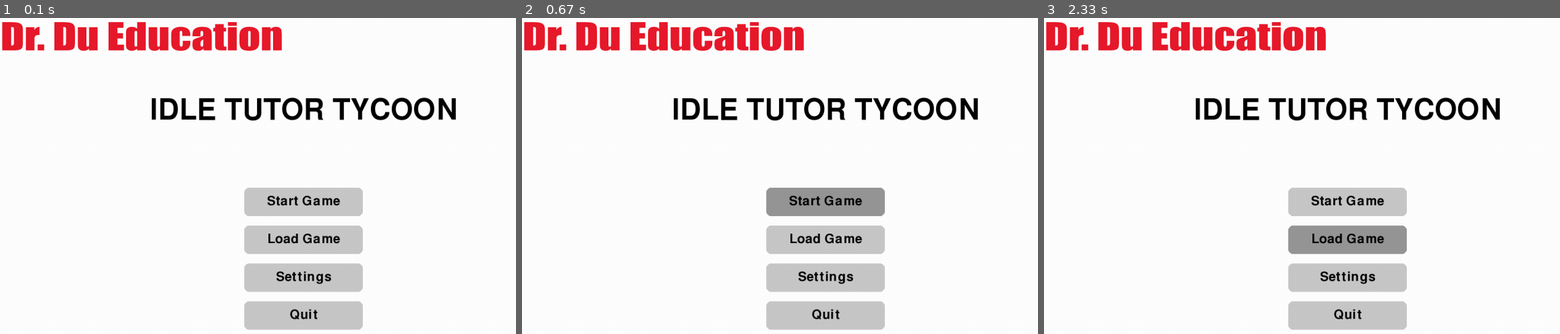
Above: before the commit, frames 1-3 (left to right).
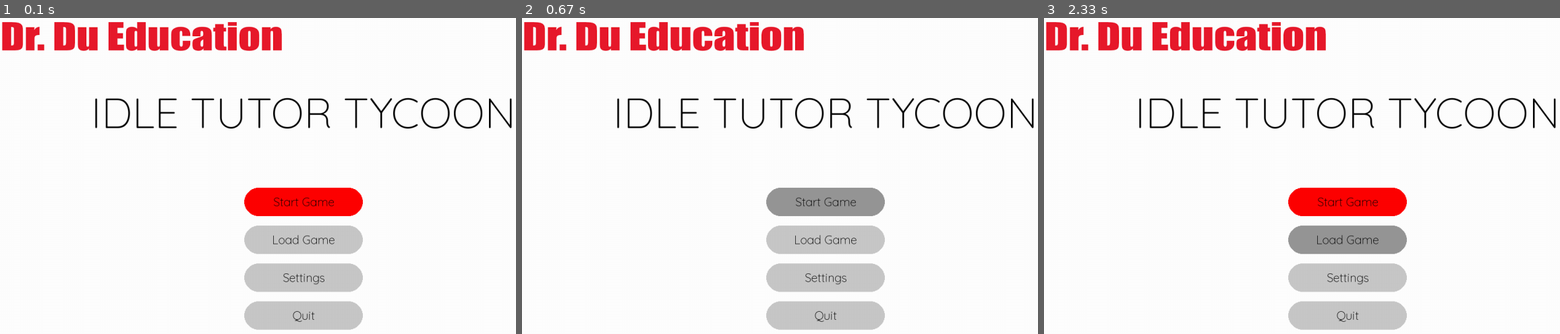
Above: after the commit, the same moments.

Repository: danzzzg1432/2025-major-work
Game: pygame game, started from Tutor Tycoon/main.py
Same seed, same stepped clock (60 frames per second), same inputs: the game is played once before the commit and once after it.
Inputs (mouse positions are in pixels of both pictures, inside the frame that each line leads up to):
- Up to frame 1 (0.1 s): no input
- Up to frame 2 (0.67 s): click (826, 207) at 0.38 s
- Up to frame 3 (2.33 s): click (1348, 232) at 0.72 s; click (1157, 150) at 1.05 s; click (outside the picture) at 1.38 s; click (1358, 78) at 1.72 s; click (1353, 245) at 2.05 s

The runs differ from the first frame. In frame 1, 5.8% of the frame differs, in the area x 18-100%, y 25-99%; in frame 2, 4.1%; in frame 3, 5.8%.

Commit message:
implemented fonts, fixed button colours when hovering over and added further customisability to buttons and whatnot. also improved visuals

Diff:
--- a/Tutor Tycoon/game_classes.py
+++ b/Tutor Tycoon/game_classes.py
@@ -10,15 +10,16 @@
 
 # Button Class
 class Button:
-    def __init__(self, x, y, width, height, text, colour, font, text_colour):
+    def __init__(self, x, y, width, height, text, background_colour, font, text_colour):
         self.rect = pygame.Rect(x, y, width, height)
         self.text = text
-        self.colour = colour
+        self.colour = background_colour
+        self.initial_colour = background_colour
         self.font = font
         self.text_colour = text_colour
 
     def draw(self, screen):
-        pygame.draw.rect(screen, self.colour, self.rect, border_radius=10)
+        pygame.draw.rect(screen, self.colour, self.rect, border_radius=30)
         text_surf = self.font.render(self.text, True, self.text_colour)
         text_rect = text_surf.get_rect(center=self.rect.center)
         screen.blit(text_surf, text_rect)
@@ -35,13 +36,19 @@
 #         self.buttons = self.create_buttons()
 #     pass
 
+# class MainGame:
+#     def __init__(self, screen, font):
+
+
+
+
 
 # Main Menu Class
 class MainMenu:
     def __init__(self, screen, font):
         self.screen = screen
-        self.font = font
-        self.title_font = pygame.font.Font(None, MAIN_MENU_LOGO_SIZE)
+        self.button_font = pygame.font.Font(LOGO_FONT, MAIN_MENU_BUTTON_SIZE)
+        self.title_font = pygame.font.Font(LOGO_FONT, MAIN_MENU_LOGO_SIZE)
         self.buttons = self.create_buttons()
 
     def render_title(self):
@@ -53,10 +60,10 @@
     def create_buttons(self):
         main_button_x = (SCREEN_WIDTH - BUTTON_WIDTH) // 2
         return [
-            Button(main_button_x, 360, BUTTON_WIDTH, BUTTON_HEIGHT, "Start Game", GRAY, self.font, BLACK),
-            Button(main_button_x, 440, BUTTON_WIDTH, BUTTON_HEIGHT, "Load Game", GRAY, self.font, BLACK),
-            Button(main_button_x, 520, BUTTON_WIDTH, BUTTON_HEIGHT, "Settings", GRAY, self.font, BLACK),
-            Button(main_button_x, 600, BUTTON_WIDTH, BUTTON_HEIGHT, "Quit", GRAY, self.font, BLACK)
+            Button(main_button_x, 360, BUTTON_WIDTH, BUTTON_HEIGHT, "Start Game", "Red", self.button_font, BLACK),
+            Button(main_button_x, 440, BUTTON_WIDTH, BUTTON_HEIGHT, "Load Game", GRAY, self.button_font, BLACK),
+            Button(main_button_x, 520, BUTTON_WIDTH, BUTTON_HEIGHT, "Settings", GRAY, self.button_font, BLACK),
+            Button(main_button_x, 600, BUTTON_WIDTH, BUTTON_HEIGHT, "Quit", GRAY, self.button_font, BLACK)
         ]
 
     def handle_events(self, events):
@@ -79,7 +86,7 @@
             if button.is_hovered(mouse_pos):
                 button.colour = DARK_GRAY
             else:
-                button.colour = GRAY
+                button.colour = button.initial_colour
 
     def render(self):
         self.screen.fill(WHITE)  # Set background colour (Replace with actual background image later)
--- a/Tutor Tycoon/game_constants.py
+++ b/Tutor Tycoon/game_constants.py
@@ -32,6 +32,7 @@
 ASSETS_DIR = r"Tutor Tycoon/assets"
 IMAGES_DIR = f"{ASSETS_DIR}/images"
 SOUNDS_DIR = f"{ASSETS_DIR}/sounds"
+FONTS_DIR = f"{ASSETS_DIR}/fonts"
 SAVE_DIR = "savestates"
 
 # Save/load settings
@@ -44,7 +45,10 @@
 SHOP_MENU = "shop_menu"
 
 # Font Settings
+pygame.font.init()
 MAIN_MENU_LOGO_SIZE = 90
+MAIN_MENU_BUTTON_SIZE = 25
+LOGO_FONT = f"{FONTS_DIR}/quicksand_variable.ttf"
 
 # Main Menu stuff
-background = pygame.image.load(f"{IMAGES_DIR}/dr_du_logo.png")
+background = pygame.image.load(f"{IMAGES_DIR}/dr_du_logo.png") # temporary meme background =)
Binary file added: Tutor Tycoon/assets/fonts/quicksand_variable.ttf
